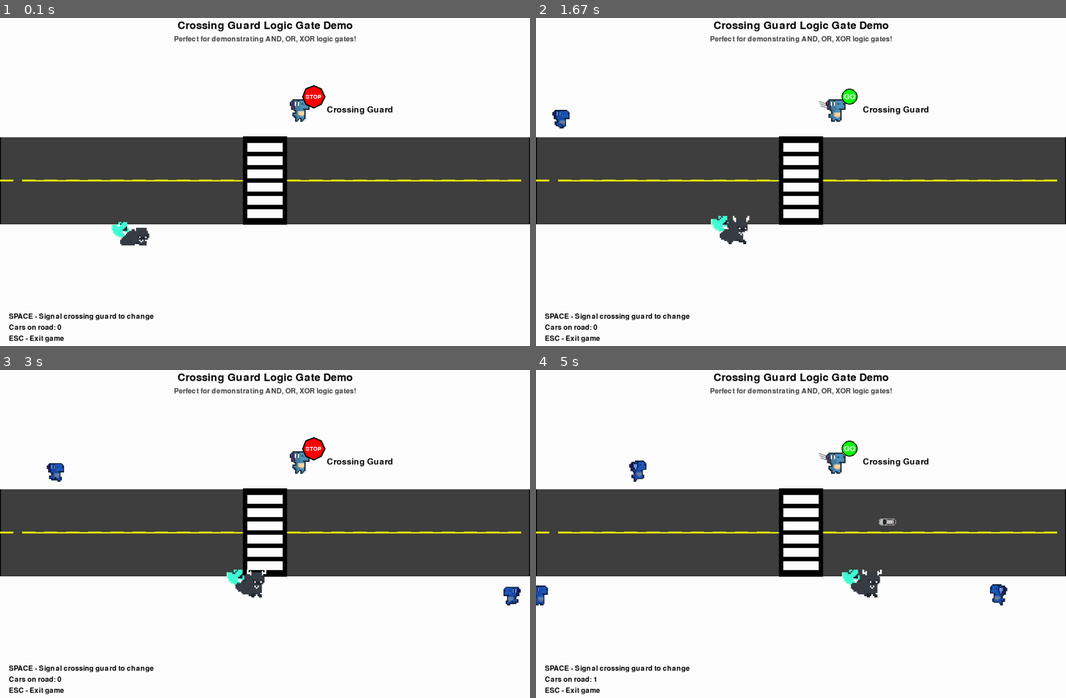
Above: before the commit, frames 1-4 (two rows, left to right).
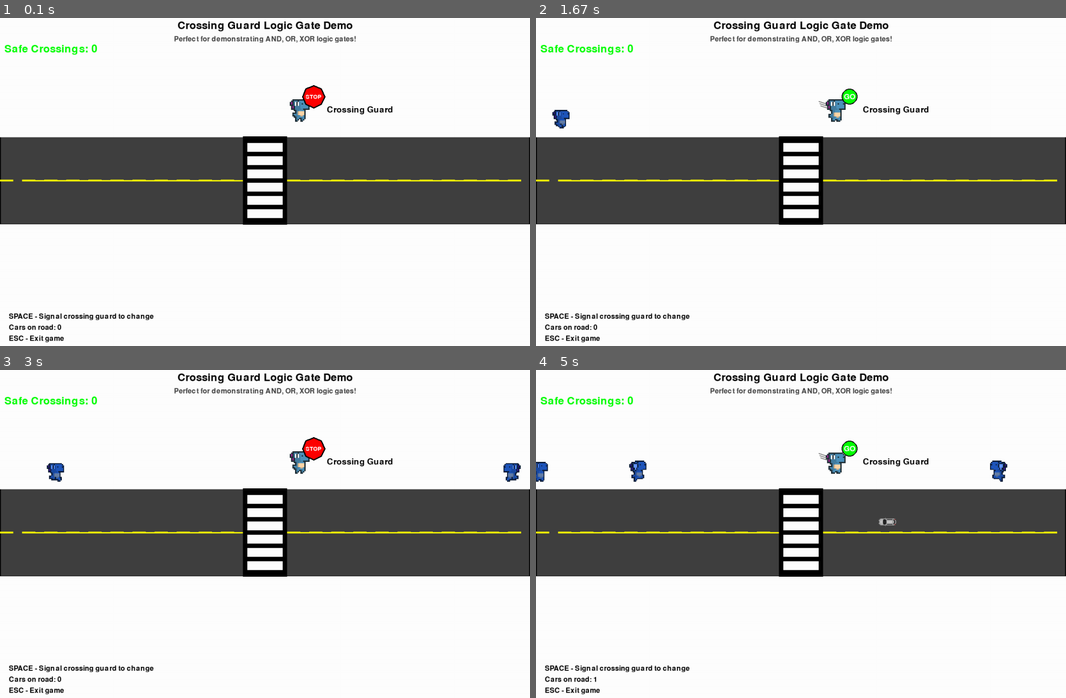
Above: after the commit, the same moments.

Repository: Ekpenga9000/traffic-crossing
Game: pygame game, started from main.py
Same seed, same stepped clock (60 frames per second), same inputs: the game is played once before the commit and once after it.
Inputs:
- Up to frame 1 (0.1 s): no input
- Up to frame 2 (1.67 s): tap Space at 0.33 s
- Up to frame 3 (3 s): tap Space at 2.8 s
- Up to frame 4 (5 s): tap Space at 3.1, 3.47, 3.87, 4.17, 4.37, 4.67, 4.87 s

The runs differ from the first frame. In frame 1, 0.6% of the frame differs, in the area x 0-29%, y 8-70%; in frame 2, 0.6%; in frame 3, 1.0%; in frame 4, 1.2%, in the area x 0-89%, y 8-72%.

Commit message:
Implemented the safe crossing counter.

Diff:
--- a/main.py
+++ b/main.py
@@ -14,6 +14,7 @@
 from src.components.car import CarManager
 from src.components.monster import MonsterManager
 from src.components.pedestrian import PedestrianManager
+from src.components.game_state import GameState
 
 class TrafficLightGame:
     """
@@ -88,6 +89,9 @@
             zebra_crossing_x=self.zebra_crossing_x,
             zebra_crossing_width=self.zebra_crossing_width
         )
+
+        # Create game state manager
+        self.game_state = GameState(initial_lives=3)
 
     def handle_events(self):
         """Handle game events."""
@@ -98,8 +102,20 @@
                 if event.key == pygame.K_ESCAPE:
                     self.running = False
                 elif event.key == pygame.K_SPACE:
-                    # Toggle traffic lights when space is pressed
-                    self.toggle_traffic_lights()
+                    if self.game_state.is_game_over():
+                        # Restart game if game over
+                        self.game_state.reset_game()
+                        # Reset pedestrian and monster managers
+                        self.pedestrian_manager = PedestrianManager(
+                            road_y=self.road.start_y,
+                            screen_width=SCREEN_WIDTH,
+                            screen_height=SCREEN_HEIGHT,
+                            zebra_crossing_x=self.zebra_crossing_x,
+                            zebra_crossing_width=self.zebra_crossing_width
+                        )
+                    else:
+                        # Toggle traffic lights when space is pressed
+                        self.toggle_traffic_lights()
 
     def toggle_traffic_lights(self):
         """Toggle the crossing guard state."""
@@ -130,6 +146,12 @@
         crossing_guard_state = 'walk' if self.crossing_guard.is_green() else 'stop'
         self.pedestrian_manager.update(dt, crossing_guard_state)
 
+        # Update game state with collision detection
+        if not self.game_state.is_game_over():
+            pedestrians = self.pedestrian_manager.get_pedestrians()
+            monster = self.monster_manager.get_monty()
+            self.game_state.update(dt, pedestrians, monster, crossing_guard_state)
+
     def draw(self):
         """Draw the game."""
         # Clear screen with background color
@@ -154,8 +176,11 @@
         for light in self.traffic_lights:
             light.draw(self.screen)
 
-        # Draw pedestrians (on top of crossing guard)
+                # Draw pedestrians (render above crossing guard for proper z-index)
         self.pedestrian_manager.draw(self.screen)
+
+        # Draw game state UI (lives, score, game over screen)
+        self.game_state.draw(self.screen)
 
         # Draw labels for traffic lights
         self.draw_traffic_light_labels()
--- /dev/null
+++ b/src/components/game_state.py
@@ -0,0 +1,253 @@
+"""
+Game State component for managing lives, score, and game over conditions
+"""
+import pygame
+from ..utils.constants import *
+
+class GameState:
+    """
+    Manages the game state including lives, score, and game over conditions.
+    Players lose lives when pedestrians cross while the monster is visible.
+    """
+
+    def __init__(self, initial_lives=3):
+        """
+        Initialize the game state.
+
+        Args:
+            initial_lives (int): Number of lives to start with (default: 3)
+        """
+        self.initial_lives = initial_lives
+        self.lives = initial_lives
+        self.score = 0
+        self.game_over = False
+        self.game_won = False
+
+        # Font for displaying text
+        pygame.font.init()
+        self.font = pygame.font.Font(None, 36)
+        self.big_font = pygame.font.Font(None, 72)
+
+        # Tracking for collision detection
+        self.pedestrians_crossed_safely = 0
+        self.total_crossings_attempted = 0
+
+        # Crossing guard state tracking for car collision detection
+        self.previous_crossing_guard_state = None
+        self.current_crossing_guard_state = None
+
+        # Visual feedback
+        self.life_lost_timer = 0  # Flash effect when life is lost
+        self.life_lost_duration = 60  # 1 second at 60 FPS
+
+    def lose_life(self, reason="Unknown"):
+        """
+        Remove one life from the player.
+
+        Args:
+            reason (str): Reason for losing life (for debugging/feedback)
+        """
+        if not self.game_over:
+            self.lives -= 1
+            self.life_lost_timer = self.life_lost_duration
+            print(f"Life lost! Reason: {reason}. Lives remaining: {self.lives}")
+
+            if self.lives <= 0:
+                self.game_over = True
+                print("Game Over! No lives remaining.")
+
+    def add_score(self, points):
+        """
+        Add points to the score.
+
+        Args:
+            points (int): Points to add
+        """
+        self.score += points
+
+    def record_safe_crossing(self):
+        """Record that a pedestrian crossed safely (monster not visible during crossing)."""
+        self.pedestrians_crossed_safely += 1
+        self.add_score(10)  # Award points for safe crossings
+        print(f"Safe crossing! +10 points. Total safe crossings: {self.pedestrians_crossed_safely}, Score: {self.score}")
+
+    def record_crossing_attempt(self):
+        """Record that a crossing attempt was made."""
+        self.total_crossings_attempted += 1
+
+    def check_monster_pedestrian_collision(self, pedestrians, monster):
+        """
+        Check if any pedestrian is crossing while the monster is visible.
+
+        Args:
+            pedestrians (list): List of pedestrian objects
+            monster: Monster object
+
+        Returns:
+            bool: True if collision detected (life should be lost)
+        """
+        # Only check if monster is visible (roaming state)
+        if monster.state != 'roaming':
+            return False
+
+        # Check each pedestrian
+        for pedestrian in pedestrians:
+            # Check if pedestrian is actively crossing the road
+            if pedestrian.state == 'crossing':
+                # Pedestrian is crossing while monster is visible - danger!
+                return True
+
+        return False
+
+    def check_car_collision(self, pedestrians, crossing_guard_state):
+        """
+        Check if crossing guard changed from 'walk' to 'stop' while pedestrians are crossing.
+        This simulates a car collision when the signal changes unsafely.
+
+        Args:
+            pedestrians (list): List of pedestrian objects
+            crossing_guard_state (str): Current crossing guard state ('walk' or 'stop')
+
+        Returns:
+            bool: True if dangerous signal change detected (life should be lost)
+        """
+        # Update crossing guard state tracking
+        self.previous_crossing_guard_state = self.current_crossing_guard_state
+        self.current_crossing_guard_state = crossing_guard_state
+
+        # Check if signal just changed from 'walk' to 'stop'
+        if (self.previous_crossing_guard_state == 'walk' and
+            self.current_crossing_guard_state == 'stop'):
+
+            # Check if any pedestrians are still crossing when signal changed
+            for pedestrian in pedestrians:
+                if pedestrian.state == 'crossing':
+                    # Dangerous! Pedestrian caught in crosswalk when signal changed to stop
+                    return True
+
+        return False
+
+    def update(self, dt, pedestrians, monster, crossing_guard_state):
+        """
+        Update the game state, including collision detection and safe crossing tracking.
+
+        Args:
+            dt (float): Delta time since last frame
+            pedestrians (list): List of pedestrian objects
+            monster: Monster object
+            crossing_guard_state (str): Current crossing guard state ('walk' or 'stop')
+        """
+        # Update visual feedback timers
+        if self.life_lost_timer > 0:
+            self.life_lost_timer -= 1
+
+        # Check for car collision (signal changed dangerously)
+        if self.check_car_collision(pedestrians, crossing_guard_state):
+            # Find pedestrians caught in crossing when signal changed
+            for pedestrian in pedestrians:
+                if pedestrian.state == 'crossing' and not hasattr(pedestrian, 'car_collision_detected'):
+                    pedestrian.car_collision_detected = True  # Mark to avoid multiple detections
+                    self.lose_life("Crossing guard changed to STOP while pedestrian was crossing!")
+                    break
+
+        # Track pedestrians that are currently crossing
+        for pedestrian in pedestrians:
+            # Mark pedestrians when they start crossing for the first time
+            if pedestrian.state == 'crossing' and not hasattr(pedestrian, 'crossing_tracked'):
+                pedestrian.crossing_tracked = True
+                pedestrian.monster_visible_during_crossing = (monster.state == 'roaming')
+                self.record_crossing_attempt()
+
+                # If monster is visible when they start crossing, lose a life immediately
+                if pedestrian.monster_visible_during_crossing:
+                    self.lose_life("Pedestrian crossed while monster was visible!")
+
+            # Track pedestrians that finished crossing
+            elif hasattr(pedestrian, 'crossing_tracked') and pedestrian.state == 'crossing_completed' and not hasattr(pedestrian, 'crossing_completed_processed'):
+                pedestrian.crossing_completed_processed = True
+
+                # If they completed crossing and monster was NOT visible during their crossing, it's a safe crossing
+                if not pedestrian.monster_visible_during_crossing:
+                    self.record_safe_crossing()
+                    print(f"Safe crossing recorded! Total safe crossings: {self.pedestrians_crossed_safely}")
+
+    def reset_game(self):
+        """Reset the game to initial state."""
+        self.lives = self.initial_lives
+        self.score = 0
+        self.game_over = False
+        self.game_won = False
+        self.pedestrians_crossed_safely = 0
+        self.total_crossings_attempted = 0
+        self.life_lost_timer = 0
+        # Reset crossing guard state tracking
+        self.previous_crossing_guard_state = None
+        self.current_crossing_guard_state = None
+
+    def is_game_over(self):
+        """Check if the game is over."""
+        return self.game_over
+
+    def get_lives(self):
+        """Get current number of lives."""
+        return self.lives
+
+    def get_score(self):
+        """Get current score."""
+        return self.score
+
+    def draw(self, surface):
+        """
+        Draw the game state UI on the surface.
+
+        Args:
+            surface (pygame.Surface): Surface to draw on
+        """
+        # Draw lives counter
+        lives_text = f"Lives: {self.lives}"
+        lives_color = RED if self.life_lost_timer > 0 else WHITE
+        lives_surface = self.font.render(lives_text, True, lives_color)
+        surface.blit(lives_surface, (10, 10))
+
+        # Draw score
+        score_text = f"Score: {self.score}"
+        score_surface = self.font.render(score_text, True, WHITE)
+        surface.blit(score_surface, (10, 50))
+
+        # Draw safe crossings counter
+        crossings_text = f"Safe Crossings: {self.pedestrians_crossed_safely}"
+        crossings_surface = self.font.render(crossings_text, True, GREEN)
+        surface.blit(crossings_surface, (10, 90))
+
+        # Draw game over screen
+        if self.game_over:
+            # Semi-transparent overlay
+            overlay = pygame.Surface((SCREEN_WIDTH, SCREEN_HEIGHT))
+            overlay.set_alpha(128)
+            overlay.fill(BLACK)
+            surface.blit(overlay, (0, 0))
+
+            # Game over text
+            game_over_text = "GAME OVER"
+            game_over_surface = self.big_font.render(game_over_text, True, RED)
+            game_over_rect = game_over_surface.get_rect(center=(SCREEN_WIDTH//2, SCREEN_HEIGHT//2 - 50))
+            surface.blit(game_over_surface, game_over_rect)
+
+            # Final score
+            final_score_text = f"Final Score: {self.score}"
+            score_surface = self.font.render(final_score_text, True, WHITE)
+            score_rect = score_surface.get_rect(center=(SCREEN_WIDTH//2, SCREEN_HEIGHT//2 + 10))
+            surface.blit(score_surface, score_rect)
+
+            # Restart instruction
+            restart_text = "Press SPACE to restart or ESC to quit"
+            restart_surface = self.font.render(restart_text, True, WHITE)
+            restart_rect = restart_surface.get_rect(center=(SCREEN_WIDTH//2, SCREEN_HEIGHT//2 + 50))
+            surface.blit(restart_surface, restart_rect)
+
+        # Draw flashing warning when life is lost
+        if self.life_lost_timer > 0 and self.life_lost_timer % 10 < 5:  # Flash effect
+            warning_text = "DANGER! Pedestrian crossed while monster was visible!"
+            warning_surface = self.font.render(warning_text, True, RED)
+            warning_rect = warning_surface.get_rect(center=(SCREEN_WIDTH//2, 150))
+            surface.blit(warning_surface, warning_rect)
--- a/src/components/monster.py
+++ b/src/components/monster.py
@@ -44,14 +44,14 @@
         self.left_boundary = 50
         self.right_boundary = SCREEN_WIDTH - 50
 
-        # Appearance behavior - TESTING: Start visible
-        self.state = 'roaming'  # 'hidden', 'appearing', 'roaming', 'disappearing'
+        # Appearance behavior - Start hidden
+        self.state = 'hidden'  # 'hidden', 'appearing', 'roaming', 'disappearing'
         self.visibility_timer = 0
-        self.roam_duration = 300  # Frames to roam (5 seconds at 60 FPS)
-        self.hide_duration_min = 600  # Minimum frames to stay hidden (10 seconds)
-        self.hide_duration_max = 1800  # Maximum frames to stay hidden (30 seconds)
-        self.next_appearance_time = random.randint(self.hide_duration_min, self.hide_duration_max)
-        self.alpha = 255  # For fade in/out effects - TESTING: Start fully visible
+        self.roam_duration = 720  # Frames to roam (12 seconds at 60 FPS)
+        self.hide_duration = 600  # Frames to stay hidden (10 seconds at 60 FPS)
+        self.hide_timer = 0  # Track how long hidden
+        self.crossing_guard_delay = 0  # Additional delay when crossing guard is active
+        self.alpha = 0  # For fade in/out effects - Start hidden
 
         # Load monster sprites
         self.load_sprites()
@@ -199,12 +199,21 @@
                 self.animation_frame = (self.animation_frame + 1) % 2
             self.animation_timer = 0
 
-        # Update state machine - TESTING: Simplified to always roam
+        # Update state machine with proper timing and crossing guard awareness
         if self.state == 'hidden':
-            # TESTING: Force monster to appear immediately
-            self.state = 'roaming'
-            self.alpha = 255
-            self.current_animation = 'run'
+            self.hide_timer += 1
+
+            # Check if crossing guard is active while hidden - add delay
+            if traffic_light.is_green():
+                self.crossing_guard_delay = 300  # Add 5 seconds delay (300 frames at 60 FPS)
+
+            # Check if it's time to appear (including any crossing guard delay)
+            total_hide_time = self.hide_duration + self.crossing_guard_delay
+            if self.hide_timer >= total_hide_time:
+                self.state = 'appearing'
+                self.hide_timer = 0
+                self.crossing_guard_delay = 0  # Reset delay
+                self.current_animation = 'jump'  # Use jump animation for appearing
 
         elif self.state == 'appearing':
             self.alpha = min(255, self.alpha + 15)  # Fade in
@@ -214,7 +223,6 @@
                 self.current_animation = 'run'
 
         elif self.state == 'roaming':
-            # TESTING: Keep roaming continuously, ignore timer and traffic lights
             self.visibility_timer += 1
 
             # Move around
@@ -229,18 +237,18 @@
                     self.direction = 'right'
                     self.x = self.left_boundary
 
-            # TESTING: Comment out disappearing logic
-            # if (self.visibility_timer >= self.roam_duration or
-            #     traffic_light.is_green()):  # Disappear if pedestrian crossing becomes active
-            #     self.state = 'disappearing'
-            #     self.current_animation = 'jump'
-            #     self.visibility_timer = 0
+            # Disappear after roaming for 5 seconds
+            if self.visibility_timer >= self.roam_duration:
+                self.state = 'disappearing'
+                self.current_animation = 'jump'
+                self.visibility_timer = 0
 
         elif self.state == 'disappearing':
-            # TESTING: Skip disappearing, go back to roaming
-            self.state = 'roaming'
-            self.alpha = 255
-            self.current_animation = 'run'
+            self.alpha = max(0, self.alpha - 15)  # Fade out
+            if self.alpha <= 0:
+                self.state = 'hidden'
+                self.hide_timer = 0
+                self.current_animation = 'idle'
 
         # Update rectangle position
         self.rect.centerx = self.x
--- a/src/components/pedestrian.py
+++ b/src/components/pedestrian.py
@@ -210,17 +210,25 @@
                 if self.sprites and 'walk' in self.sprites:
                     self.current_animation = 'walk'
             else:
-                # Finished crossing - resume normal walking on new sidewalk
+                # Finished crossing - check if reached bottom sidewalk
                 self.y = self.crossing_target_y  # Snap to exact position
-                self.state = 'walking'
+
+                # Mark as completed crossing before potential removal
+                self.state = 'crossing_completed'  # Special state for GameState to detect
                 self.wants_to_cross = False
                 self.is_waiting_at_crossing = False
 
-                # Choose a new random direction to walk on the new sidewalk
-                self.direction = random.choice(['left', 'right'])
-
-                if self.sprites and 'walk' in self.sprites:
-                    self.current_animation = 'walk'
+        elif self.state == 'crossing_completed':
+            # This state allows GameState to detect completion before removal
+            # If pedestrian reached bottom sidewalk, mark for removal
+            if self.crossing_target_y > self.original_sidewalk_y:  # Crossed from top to bottom
+                return False  # Signal for removal
+
+            # Otherwise resume normal walking on new sidewalk (shouldn't happen in current one-way system)
+            self.state = 'walking'
+            self.direction = random.choice(['left', 'right'])
+            if self.sprites and 'walk' in self.sprites:
+                self.current_animation = 'walk'
 
         # Update rectangle position
         self.rect.centerx = self.x
@@ -364,7 +372,7 @@
             self.spawn_pedestrian()
 
     def spawn_pedestrian(self):
-        """Spawn a new pedestrian at a random edge of the screen."""
+        """Spawn a new pedestrian at a random edge of the top sidewalk only."""
         # Randomly choose left or right side to spawn
         if random.choice([True, False]):
             # Spawn from left side, moving right
@@ -375,8 +383,8 @@
             x = self.screen_width + 30
             direction = 'left'
 
-        # Randomly choose which sidewalk to spawn on
-        y = random.choice([self.top_sidewalk_y, self.bottom_sidewalk_y])
+        # Always spawn on top sidewalk only
+        y = self.top_sidewalk_y
         speed = random.uniform(0.5, 1.2)  # Random walking speed
 
         pedestrian = Pedestrian(x, y, direction, speed)
@@ -412,17 +420,14 @@
             if pedestrian.state == 'waiting_to_cross' and pedestrian.can_cross(crossing_guard_state):
                 pedestrian.state = 'crossing'
                 pedestrian.is_waiting_at_crossing = False  # No longer waiting
-                # Set target to opposite sidewalk
-                if pedestrian.y < self.road_y:  # Currently on top sidewalk
-                    pedestrian.crossing_target_y = self.bottom_sidewalk_y
-                else:  # Currently on bottom sidewalk
-                    pedestrian.crossing_target_y = self.top_sidewalk_y
+                # Set target to bottom sidewalk (one-way flow)
+                pedestrian.crossing_target_y = self.bottom_sidewalk_y
                 if pedestrian.sprites and 'walk' in pedestrian.sprites:
                     pedestrian.current_animation = 'walk'
 
             # Update pedestrian
             if not pedestrian.update(dt):
-                # Remove pedestrian if update returns False (off-screen)
+                # Remove pedestrian if update returns False (off-screen or finished crossing)
                 self.pedestrians.remove(pedestrian)
 
     def draw(self, surface):
